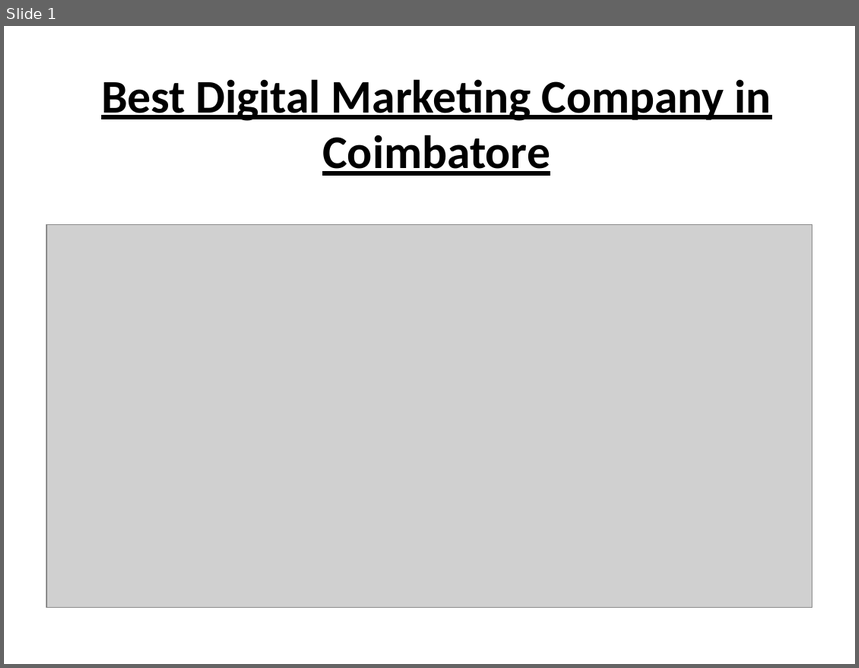
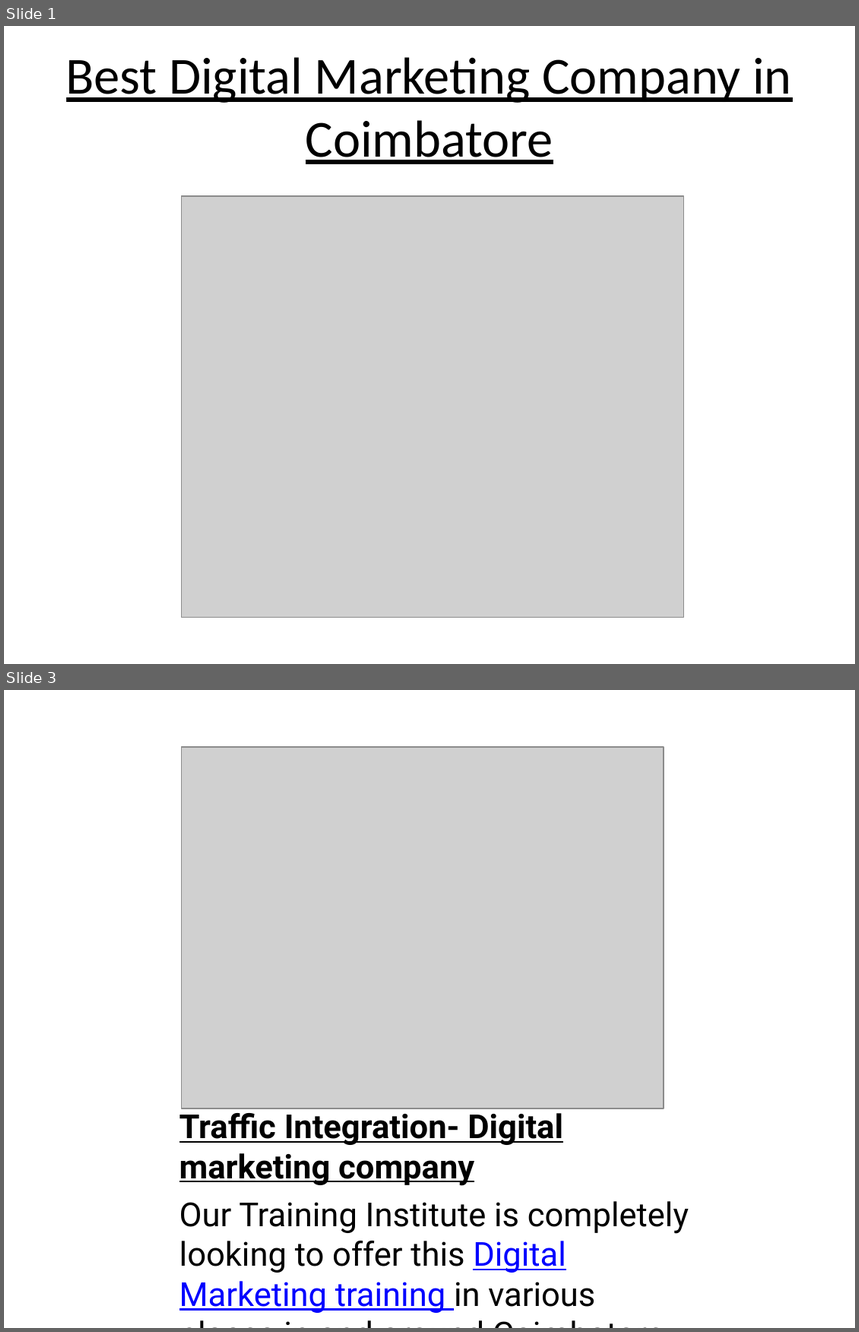
Before and after one commit to ShankarRamesh/Digital-Marketing-Company-in-Coimbatore, a slide deck: Best Digital Marketing Company in Coimbatore.pptx. Shown one above the other, each under a label of ours: slide 1 before the commit, slides 1 and 3 after it; the slides between them are not shown. The pictures are 859x668 and 859x1332 pixels, drawn with LibreOffice and Linux fonts; fonts in the diff are those of the drawing; grey boxes stand for pictures. Boxes give left, top, right and bottom in pixels: in the first picture for what was removed or moved away, otherwise in the second. Text is boxed around its words. In the diff, an @@ line names an element or a change of style, - is before the commit and + after.

```diff
--- a/Best Digital Marketing Company in Coimbatore.pptx
+++ b/Best Digital Marketing Company in Coimbatore.pptx
@@ slide 3 added at (4,690,855,1328), background #FFFFFF @@
@@ picture added at (181,747,664,1109) @@
@@ title added at (180,1108,563,1186), 28 pt, text #000000, bold, underline @@
+Traffic Integration- Digital marketing company
@@ text added at (180,1201,689,1313), 28 pt, text #000000 @@
+Our Training Institute is completely looking to offer this Digital Marketing training in various places in and around Coimbatore
@@ slide 1 changed as well @@
@@ title "Best Digital Marketing Company in ...": place and size @@
-title "Best Digital Marketing Company in ..." at (101,79,772,176)
+title "Best Digital Marketing Company in ..." at (66,57,792,164)
@@ title "Best Digital Marketing Company in ..." at (66,57,792,164): size 39.6 to 44 pt, bold off @@
@@ picture: place and size @@
-picture at (47,224,813,607)
+picture at (181,196,683,617)
```
Also in this commit, not shown: 1 other slide changed, 4 other slides added, 4 slides removed, 1 other file.
